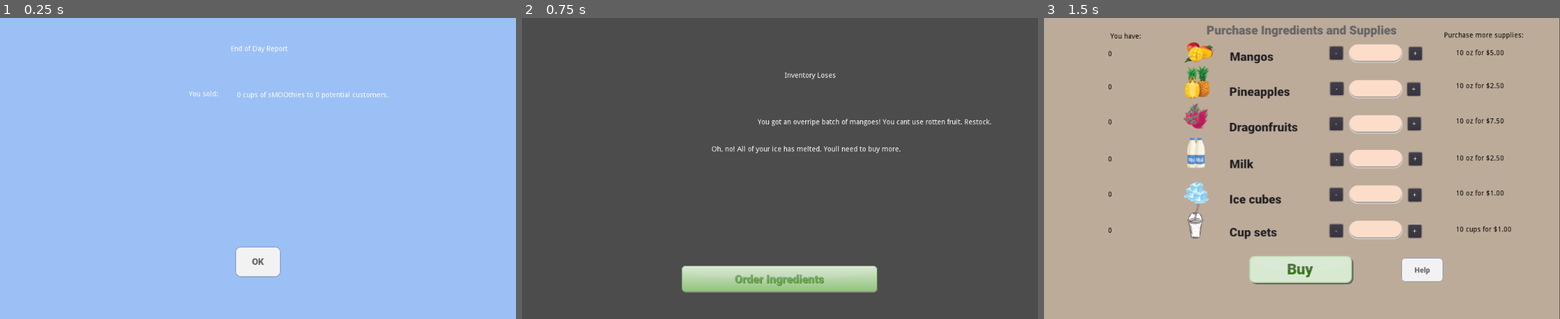
Above: before the commit, frames 1-3 (left to right).
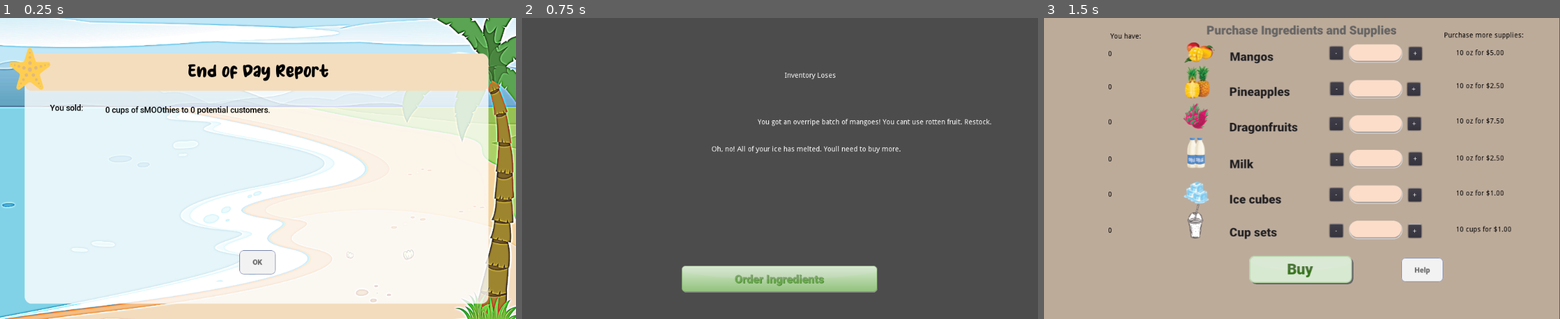
Above: after the commit, the same moments.

Repository: thepriscillawang/SMOOthies
Game: Godot game, scene res://Scenes/EndofDayReport.tscn
The game is run twice, just before and just after one commit, with the same random seed, the same clock (stepped at 60 frames per second) and the same inputs. This scene is started directly instead of the project's main scene. Sound files missing from this copy of the repository are replaced by a short silence.
Inputs (mouse positions are in pixels of both pictures, inside the frame that each line leads up to):
- Up to frame 1 (0.25 s): no input
- Up to frame 2 (0.75 s): click (780, 261) at 0.5 s
- Up to frame 3 (1.5 s): click (1302, 279) at 1.25 s

The runs differ from the first frame. In frame 1, 99% of the frame differs, in the area x 0-100%, y 0-100%; in frame 2, nothing differs; in frame 3, nothing differs.
Error in both runs: Invalid operands 'Nil' and 'int' in operator '+'. (res://Scenes/Ingredients.gd:29)

Commit message:
graphics for EOD page

Diff:
--- a/src/SMOOthies/Scenes/EndofDayReport.tscn
+++ b/src/SMOOthies/Scenes/EndofDayReport.tscn
@@ -1,9 +1,22 @@
-[gd_scene load_steps=5 format=2]
+[gd_scene load_steps=11 format=2]
 
 [ext_resource path="res://Scenes/EndofDayReport.gd" type="Script" id=1]
 [ext_resource path="res://images/button_ok_pressed.png" type="Texture" id=2]
 [ext_resource path="res://images/button_ok_hover.png" type="Texture" id=3]
 [ext_resource path="res://images/button_ok.png" type="Texture" id=4]
+[ext_resource path="res://fonts/roboto/Roboto-Medium.ttf" type="DynamicFontData" id=5]
+[ext_resource path="res://images/IntroBKG1024_r.png" type="Texture" id=6]
+[ext_resource path="res://fonts/milky_coffee/Milky Coffee.otf" type="DynamicFontData" id=7]
+
+[sub_resource type="DynamicFont" id=1]
+size = 34
+font_data = ExtResource( 7 )
+
+[sub_resource type="DynamicFont" id=2]
+font_data = ExtResource( 5 )
+
+[sub_resource type="DynamicFont" id=3]
+font_data = ExtResource( 5 )
 
 [node name="EndofDayReport" type="Node2D"]
 script = ExtResource( 1 )
@@ -11,42 +24,49 @@
 "_edit_vertical_guides_": [ 512.0 ]
 }
 
-[node name="ColorRect" type="ColorRect" parent="."]
+[node name="ColorRect" type="TextureRect" parent="."]
 margin_right = 1024.0
 margin_bottom = 600.0
-color = Color( 0.611765, 0.756863, 0.968627, 1 )
+texture = ExtResource( 6 )
 
 [node name="Label" type="Label" parent="ColorRect"]
 anchor_left = 0.5
 anchor_right = 0.5
-margin_left = -54.0
-margin_top = 55.0
-margin_right = 59.0
-margin_bottom = 69.0
+margin_left = -139.0
+margin_top = 90.0
+margin_right = 140.0
+margin_bottom = 127.0
+custom_colors/font_color = Color( 0, 0, 0, 1 )
+custom_fonts/font = SubResource( 1 )
 text = "End of Day Report"
 
 [node name="Report" type="Label" parent="ColorRect"]
 anchor_left = 0.5
 anchor_right = 0.5
-margin_left = -137.0
-margin_top = 145.0
-margin_right = -24.0
-margin_bottom = 159.0
+margin_left = -413.0
+margin_top = 170.0
+margin_right = -300.0
+margin_bottom = 189.0
+custom_colors/font_color = Color( 0, 0, 0, 1 )
+custom_fonts/font = SubResource( 2 )
 text = "You sold:"
 
 [node name="EODReportLabel" type="Label" parent="ColorRect"]
 anchor_left = 0.5
 anchor_right = 0.5
-margin_left = -42.0
-margin_top = 147.0
-margin_right = 71.0
-margin_bottom = 161.0
+margin_left = -303.0
+margin_top = 174.0
+margin_right = 305.0
+margin_bottom = 368.0
+custom_colors/font_color = Color( 0, 0, 0, 1 )
+custom_fonts/font = SubResource( 3 )
 
 [node name="OK" type="TextureButton" parent="ColorRect"]
-margin_left = 467.0
-margin_top = 456.0
-margin_right = 557.0
-margin_bottom = 516.0
+margin_left = 475.0
+margin_top = 463.0
+margin_right = 565.0
+margin_bottom = 523.0
+rect_scale = Vector2( 0.8, 0.8 )
 texture_normal = ExtResource( 4 )
 texture_pressed = ExtResource( 2 )
 texture_hover = ExtResource( 3 )
--- a/src/SMOOthies/Scenes/RecipeHelp.tscn
+++ b/src/SMOOthies/Scenes/RecipeHelp.tscn
@@ -51,7 +51,7 @@
 
 [node name="RecipeHelp" type="RichTextLabel" parent="."]
 margin_left = 155.0
-margin_top = 209.0
+margin_top = 187.0
 margin_right = 867.0
 margin_bottom = 422.0
 custom_colors/default_color = Color( 0, 0, 0, 1 )
